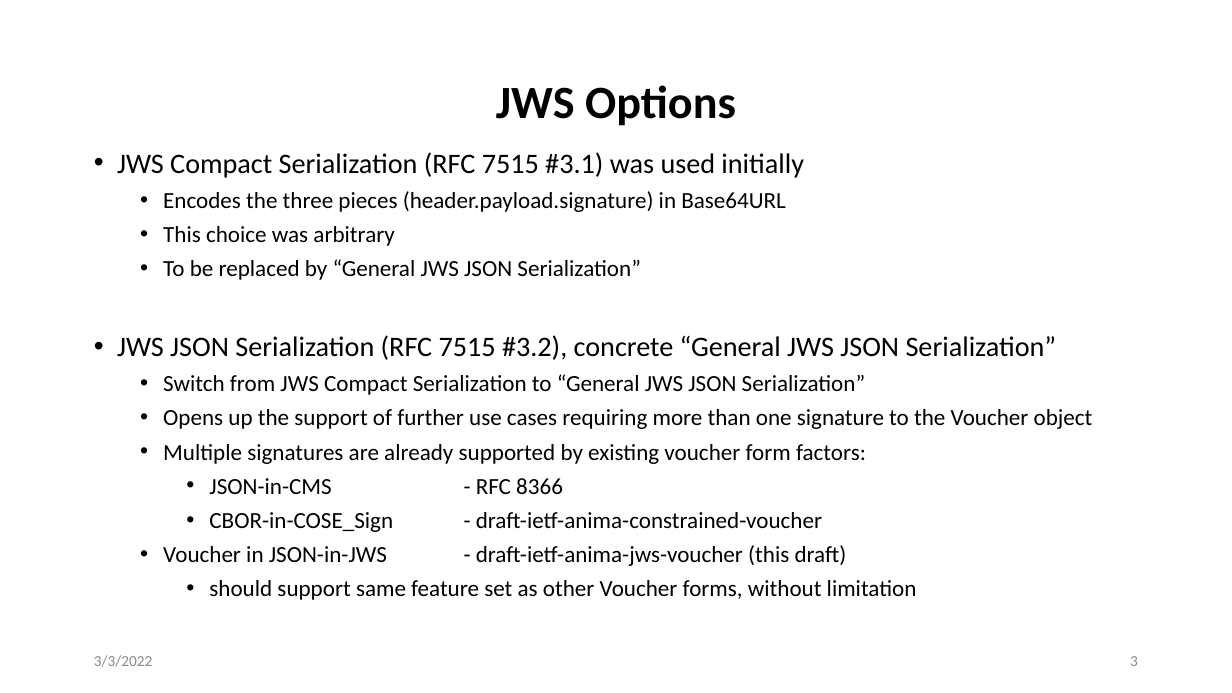
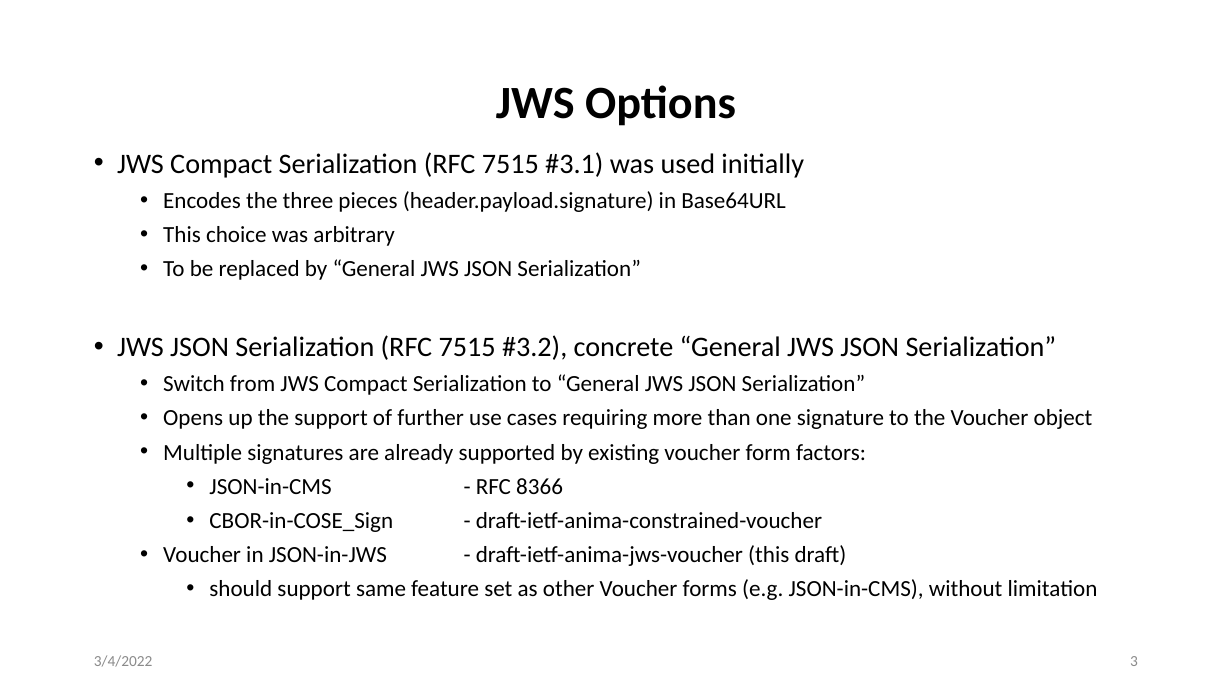
Before and after one commit to anima-wg/anima-jws-voucher, a slide deck: slide 3 of presentations/ietf113-anima-jws-voucher.pptx. Drawn at 1232x693 pixels with LibreOffice and Linux fonts; fonts in the diff are those of the drawing. Boxes give left, top, right and bottom in pixels: in the first picture for what was removed or moved away, otherwise in the second. Text is boxed around its words. In the diff, an @@ line names an element or a change of style, - is before the commit and + after.

```diff
--- a/presentations/ietf113-anima-jws-voucher.pptx
+++ b/presentations/ietf113-anima-jws-voucher.pptx
@@ text at box(209, 579, 1098, 600): text changed @@
-    • should support same feature set as other Voucher forms, without limitation
+    • should support same feature set as other Voucher forms (e.g. JSON-in-CMS), without limitation
@@ text at box(94, 655, 153, 667): text changed @@
-3/3/2022
+3/4/2022
```
Also in this commit, not shown: 4 other slides changed, 1 slide added.
